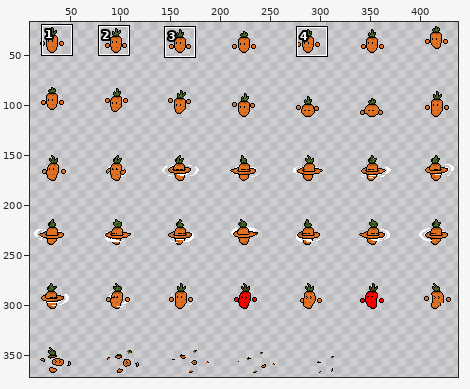
File history of a sprite sheet, imagenes/Carrot-sheet.png. The picture above shows the old version from afar; the outline marks the close-up.
Close-up. First the earlier version:
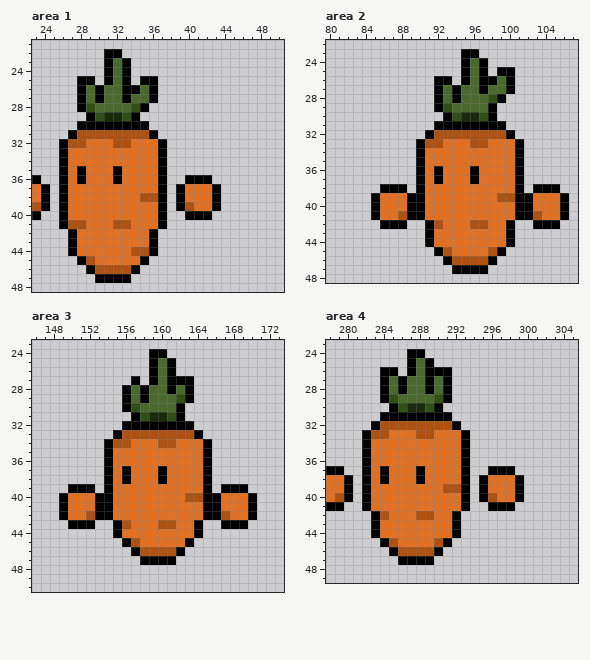
The file is 448x384 pixels. Shown: area 1: x 23..50, y 21..48; area 2: x 80..107, y 22..48; area 3: x 146..173, y 23..50; area 4: x 278..305, y 23..49. The wide view leaves out empty margins. The commit also changed other parts of the picture, which this record leaves out.
After the commit:
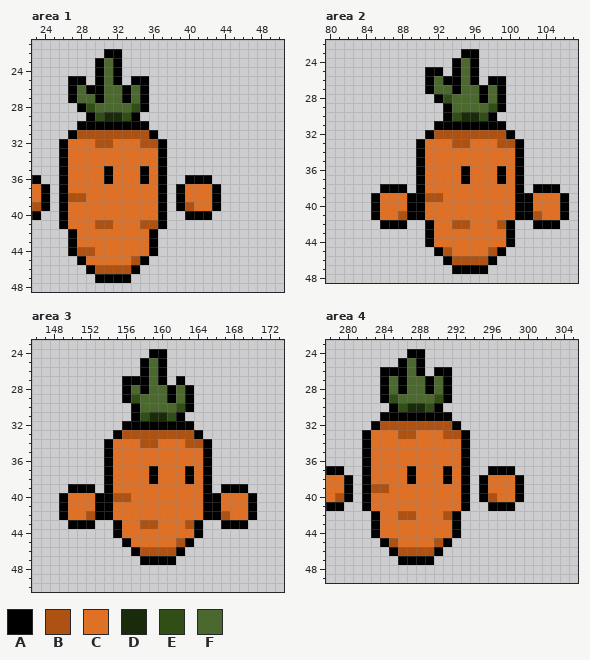
Palette (. is transparent): A #000000  B #ad5213  C #df7126  D #1a2b0b  E #314e16  F #4b692f
Changes in this commit:
Area 1:
y 23..24: x 30..33 .AFA -> AFA.
y 25: x 27 . -> A; x 29..34 A.AFA. -> .AFA.A; x 36 A -> .
y 26: x 27..29 .AF -> AFA; x 34..36 AFA -> FA.
y 27: x 27..28 .A -> AF; x 35..36 FA -> A.
y 32: x 27..28 BB -> CC; x 30..33 CCBB -> BBCC; x 35..36 CC -> BB
y 35..36: x 28 A -> C; x 31..32 CA -> AC; x 35 C -> A
y 38: x 27..28 CC -> BB; x 35..36 BB -> CC
y 41: x 27..28 BB -> CC; x 30..33 CCBB -> BBCC; x 35..36 CC -> BB
y 44: x 28..29 CC -> BB; x 34..35 BB -> CC
y 45: x 29 B -> C; x 34 C -> B
Area 2:
y 24: x 94..97 .AFA -> AFA.
y 25: x 91..92 .. -> AA; x 94..97 .AFA -> AFA.; x 99..100 AA -> ..
y 26: x 91..92 .A -> AF; x 94..97 .AFA -> AFA.; x 99..100 FA -> A.
y 27: x 91..92 .A -> AF; x 99..100 FA -> A.
y 28: x 93..94 FA -> EF; x 97..98 FE -> AF
y 29: x 92..93 AE -> .A; x 98..99 A. -> EA
y 33: x 91..92 BB -> CC; x 94..97 CCBB -> BBCC; x 99..100 CC -> BB
y 36..37: x 92 A -> C; x 95..96 CA -> AC; x 99 C -> A
y 39: x 91..92 CC -> BB; x 99..100 BB -> CC
y 42: x 92 B -> C; x 94..97 CCBB -> BBCC; x 99 C -> B
Area 3:
y 25..26: x 158..161 .AFA -> AFA.
y 27: x 156 . -> A; x 158..161 .AFA -> AFA.; x 163 A -> .
y 29: x 157..158 FA -> EF; x 161..162 FE -> AF
y 30: x 156..157 AE -> .A; x 162..163 A. -> EA
y 34: x 155..156 BB -> CC; x 158..161 CCBB -> BBCC; x 163..164 CC -> BB
y 37..38: x 156 A -> C; x 159..160 CA -> AC; x 163 C -> A
y 40: x 155..156 CC -> BB; x 163..164 BB -> CC
y 43: x 156 B -> C; x 158..161 CCBB -> BBCC; x 163 C -> B
y 45: x 157 B -> C; x 162 C -> B
Area 4:
y 25..26: x 286..289 .AFA -> AFA.
y 33: x 283..284 BB -> CC; x 286..289 CCBB -> BBCC; x 291..292 CC -> BB
y 37..38: x 284 A -> C; x 287..288 CA -> AC; x 291 C -> A
y 39: x 283..284 CC -> BB; x 291..292 BB -> CC
y 42: x 284 B -> C; x 286..289 CCBB -> BBCC; x 291 C -> B
Changed places in both close-ups, as pixel boxes (x1, y1, x2, y2):
changed: (68, 58, 158, 265)
changed: (425, 58, 515, 229)
changed: (113, 358, 203, 547)
changed: (398, 358, 434, 376)
changed: (371, 430, 461, 520)
